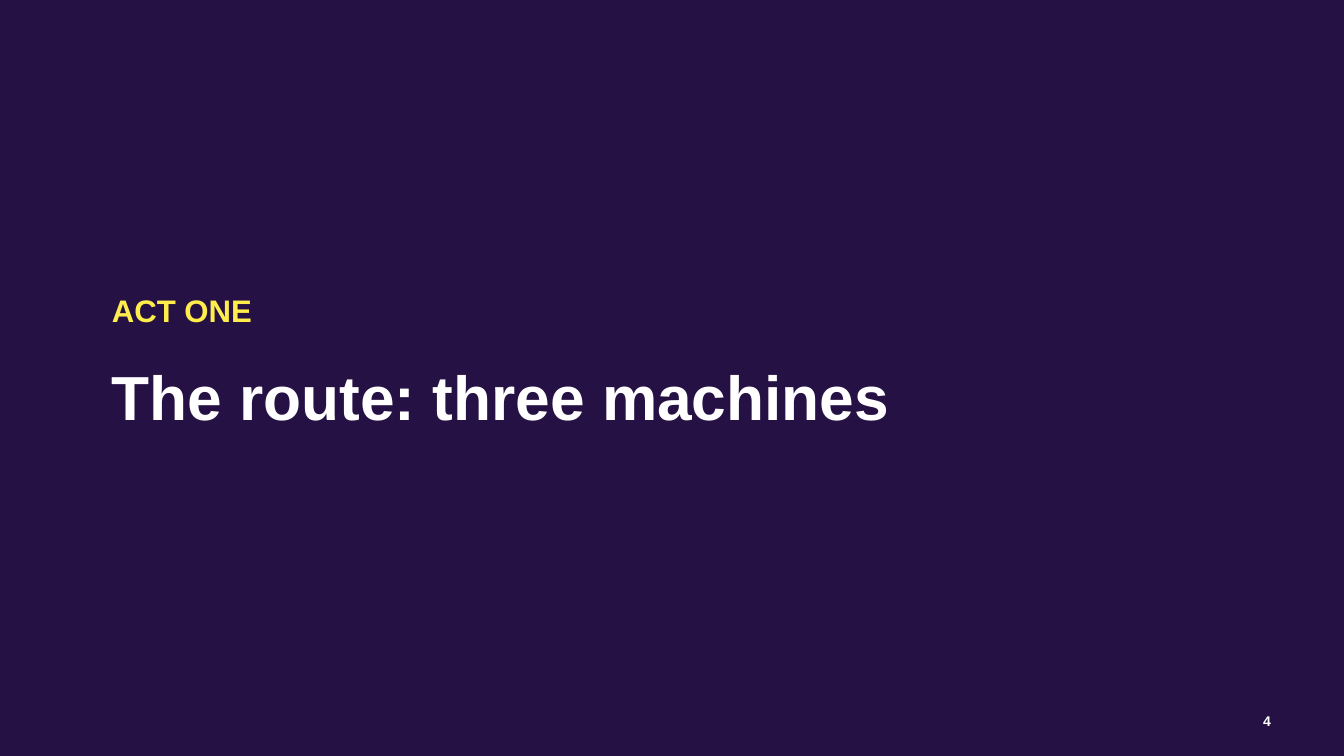
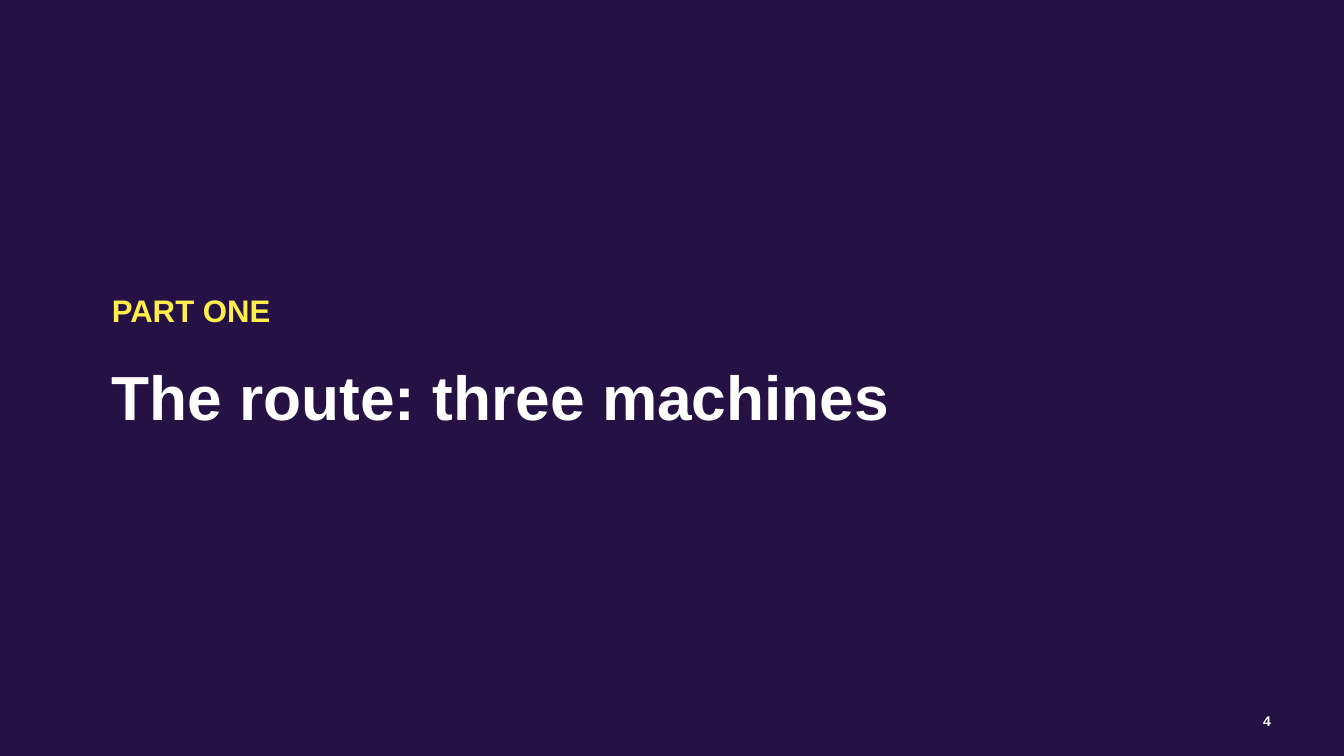
Before and after one commit to jconnolly/local-llm-pi5, a slide deck: slide 4 of local-llm-datasociety.pptx. Drawn at 1344x756 pixels with LibreOffice and Linux fonts; fonts in the diff are those of the drawing; background and template pictures are left out. Boxes give left, top, right and bottom in pixels: in the first picture for what was removed or moved away, otherwise in the second. Text is boxed around its words. In the diff, an @@ line names an element or a change of style, - is before the commit and + after.

```diff
--- a/local-llm-datasociety.pptx
+++ b/local-llm-datasociety.pptx
@@ text at (x1=112, y1=300, x2=270, y2=323): text changed @@
-ACT ONE
+PART ONE
```
Also in this commit, not shown: 8 other slides changed, 4 other files.
